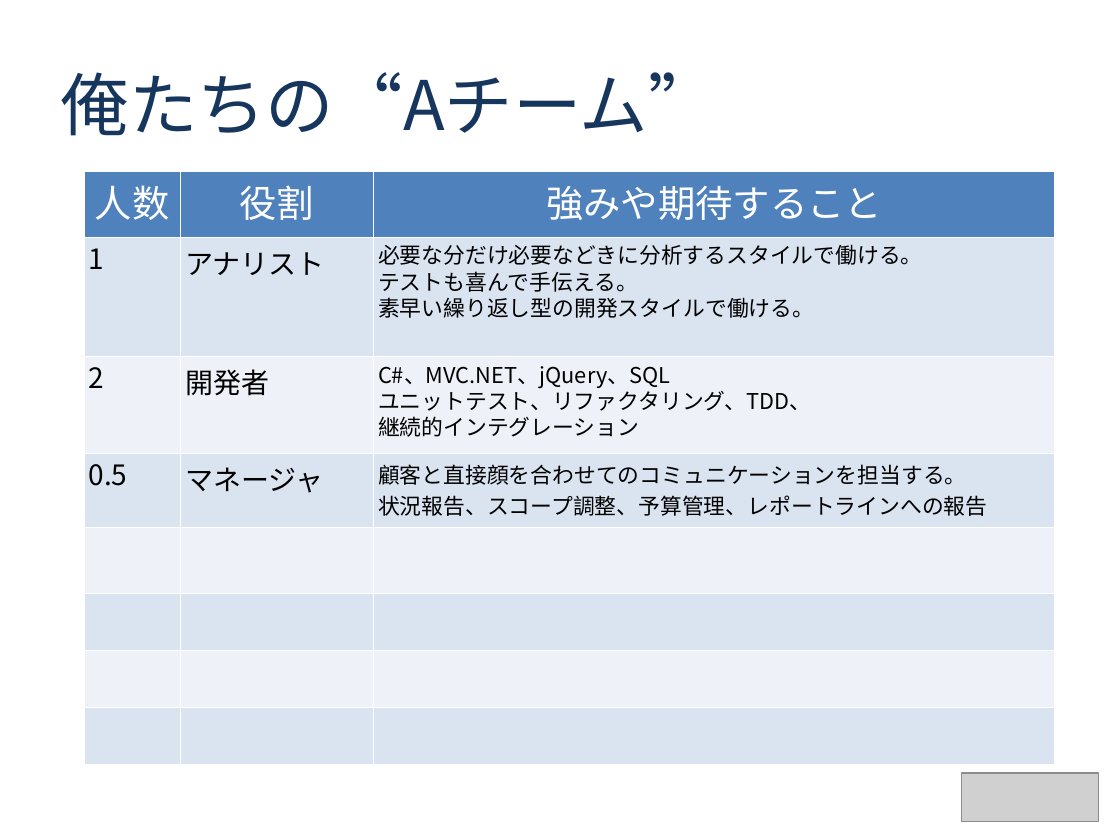
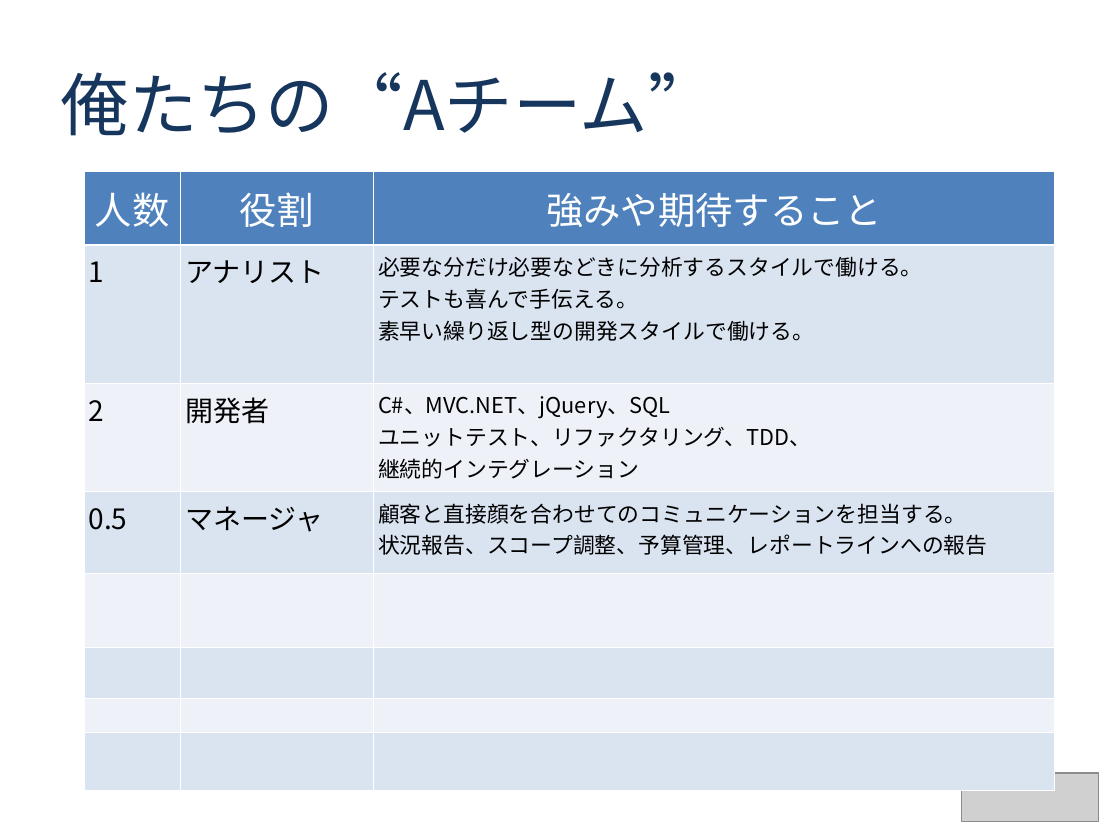
Before and after one commit to agile-samurai-ja/support, a slide deck: slide 10 of blank-inception-deck/blank-inception-deck1-ja.ppt. Drawn at 1120x840 pixels with LibreOffice and Linux fonts; fonts in the diff are those of the drawing; grey boxes stand for pictures. Boxes give left, top, right and bottom in pixels: in the first picture for what was removed or moved away, otherwise in the second. Text is boxed around its words. In the diff, an @@ line names an element or a change of style, - is before the commit and + after.

```diff
--- a/blank-inception-deck/blank-inception-deck1-ja.ppt
+++ b/blank-inception-deck/blank-inception-deck1-ja.ppt
@@ table at (84,171,1054,764) @@
@@ line spacing 0.83 to 1 @@
@@ line spacing 0.98 to 1 @@
@@ borders changed @@
```
Also in this commit, not shown: 6 other slides changed, 2 other files.
